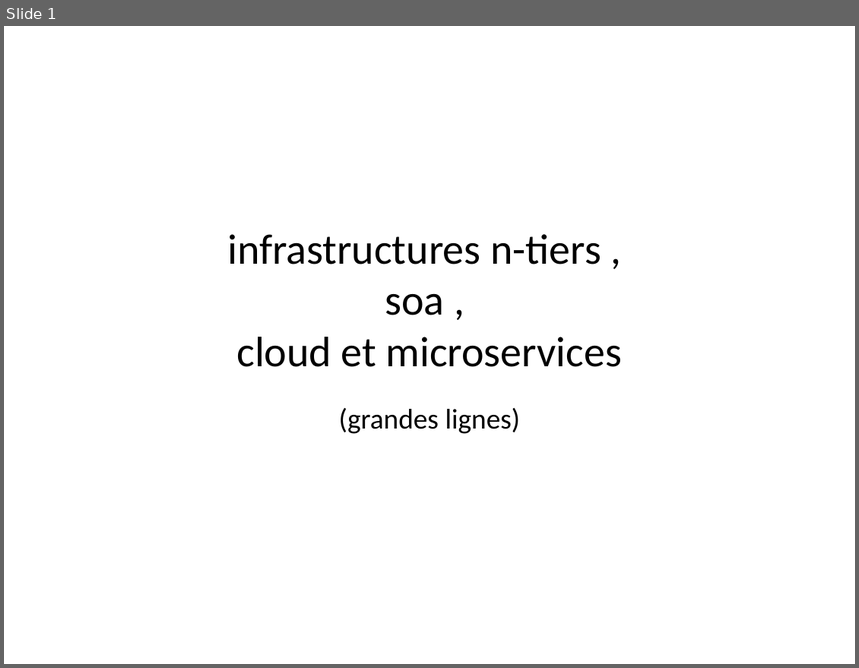
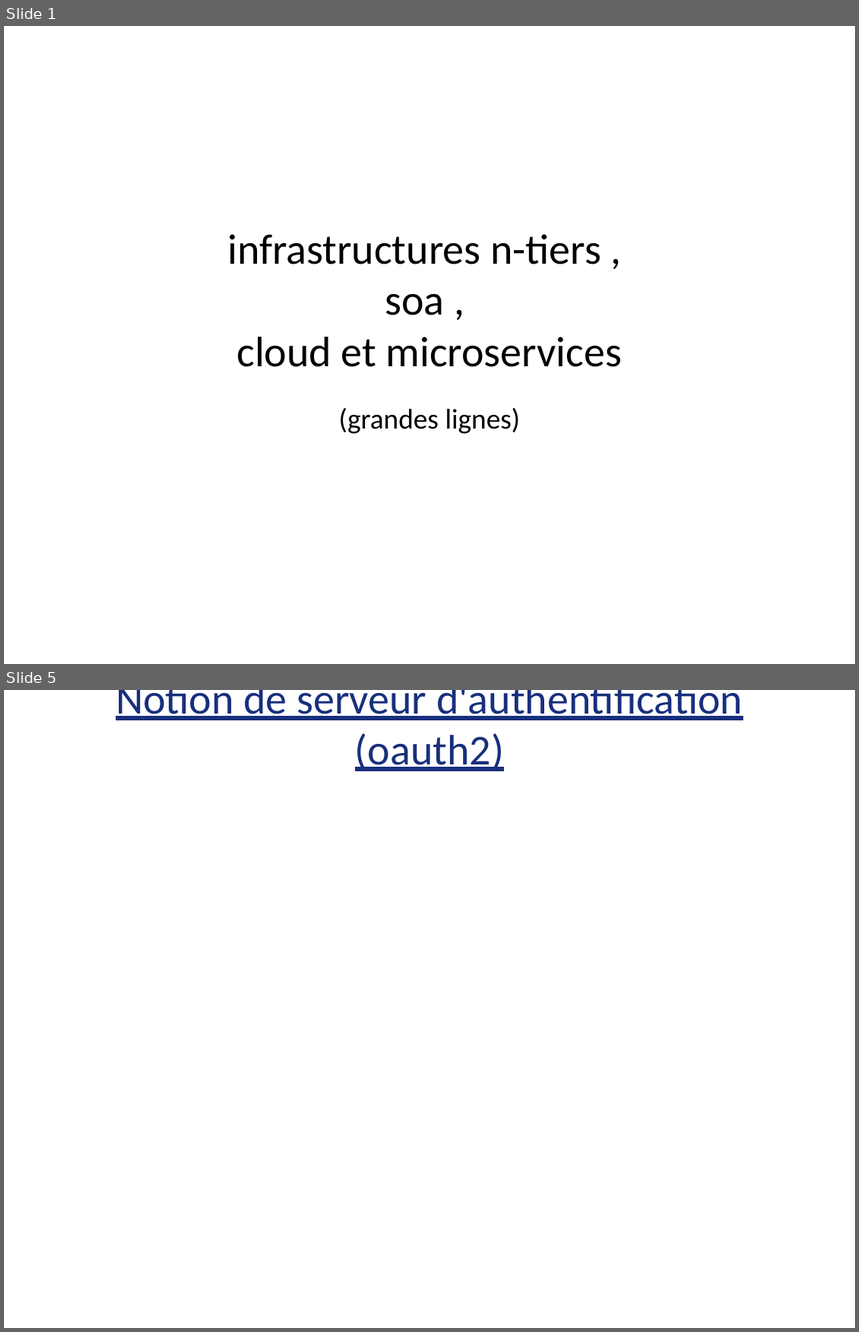
Before and after one commit to didier-tp/afc2021, a slide deck: docs/infrastructures_cloud_et_microservices.pptx. Shown one above the other, each under a label of ours: slide 1 before the commit, slides 1 and 5 after it; the slides between them are not shown. The pictures are 859x668 and 859x1332 pixels, drawn with LibreOffice and Linux fonts; fonts in the diff are those of the drawing. Boxes give left, top, right and bottom in pixels: in the first picture for what was removed or moved away, otherwise in the second. Text is boxed around its words. In the diff, an @@ line names an element or a change of style, - is before the commit and + after.

```diff
--- a/docs/infrastructures_cloud_et_microservices.pptx
+++ b/docs/infrastructures_cloud_et_microservices.pptx
@@ slide 5 added at [4,690,855,1328], background #FFFFFF @@
@@ text added at [116,690,743,771], 36 pt, text #182F7C, underline @@
+Notion de serveur d'authentification (oauth2)
```
Also in this commit, not shown: 9 other slides added, 10 other files.
